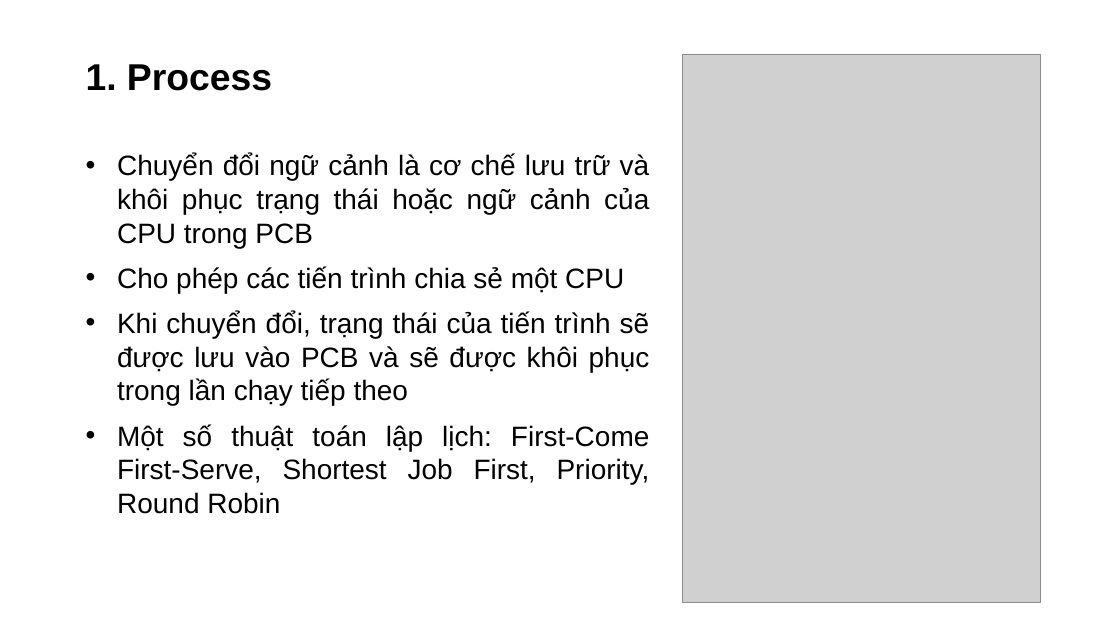
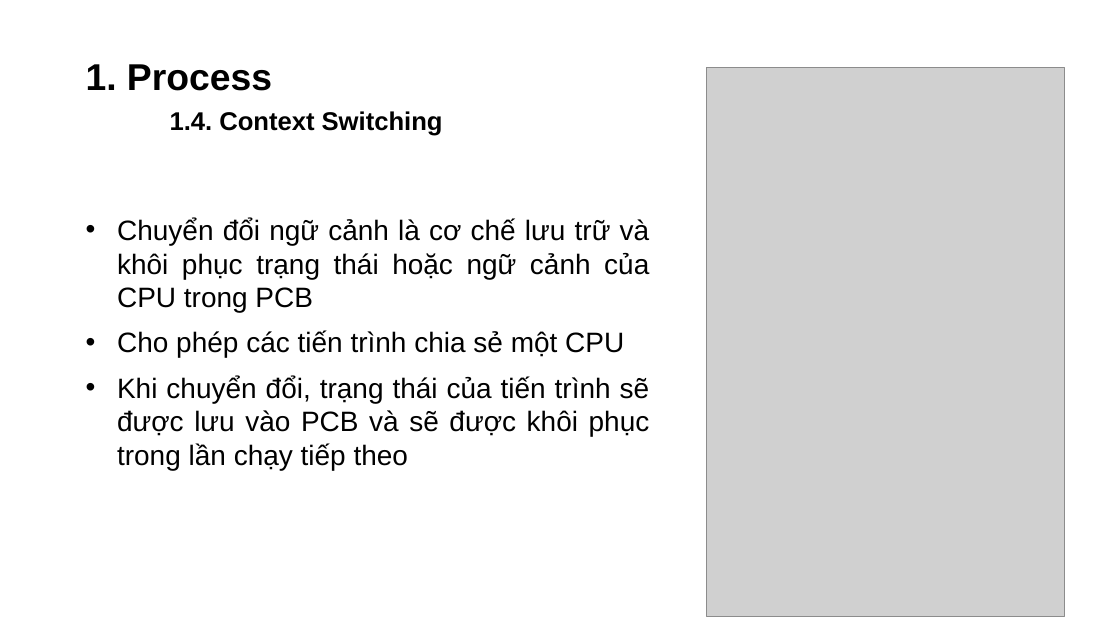
Before and after one commit to dangnm9699/Learn-Golang, a slide deck: slide 6 of Problem and Solution in Concurrency.pptx (slide 7 before the commit). Drawn at 1120x630 pixels with LibreOffice and Linux fonts; fonts in the diff are those of the drawing; grey boxes stand for pictures. Boxes give left, top, right and bottom in pixels: in the first picture for what was removed or moved away, otherwise in the second. Text is boxed around its words. In the diff, an @@ line names an element or a change of style, - is before the commit and + after.

```diff
--- a/Problem and Solution in Concurrency.pptx
+++ b/Problem and Solution in Concurrency.pptx
@@ title at [86, 64, 443, 136]: text changed; size 32 to 22 pt @@
-1. Process
+1. Process
+1.4. Context Switching
@@ picture: place and size @@
-picture at [683, 54, 1041, 603]
+picture at [707, 67, 1065, 617]
@@ text "Chuyển đổi ngữ cảnh là ...": place and size @@
-text "Chuyển đổi ngữ cảnh là ..." at [117, 153, 650, 514]
+text "Chuyển đổi ngữ cảnh là ..." at [117, 218, 650, 470]
@@ text at [117, 424, 650, 514]: paragraph removed @@
-• Một số thuật toán lập lịch: First-Come First-Serve, Shortest Job First, Priority, Round Robin
```
Also in this commit, not shown: 5 other slides changed, 14 slides added, 2 slides removed, 1 other file.
